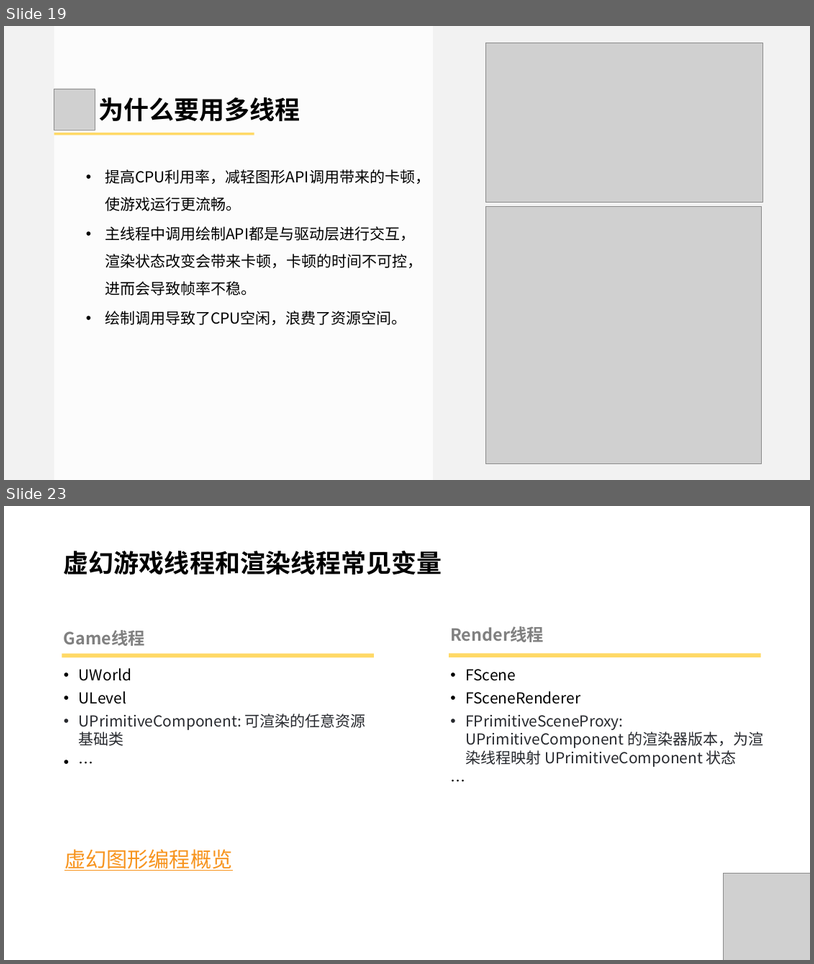
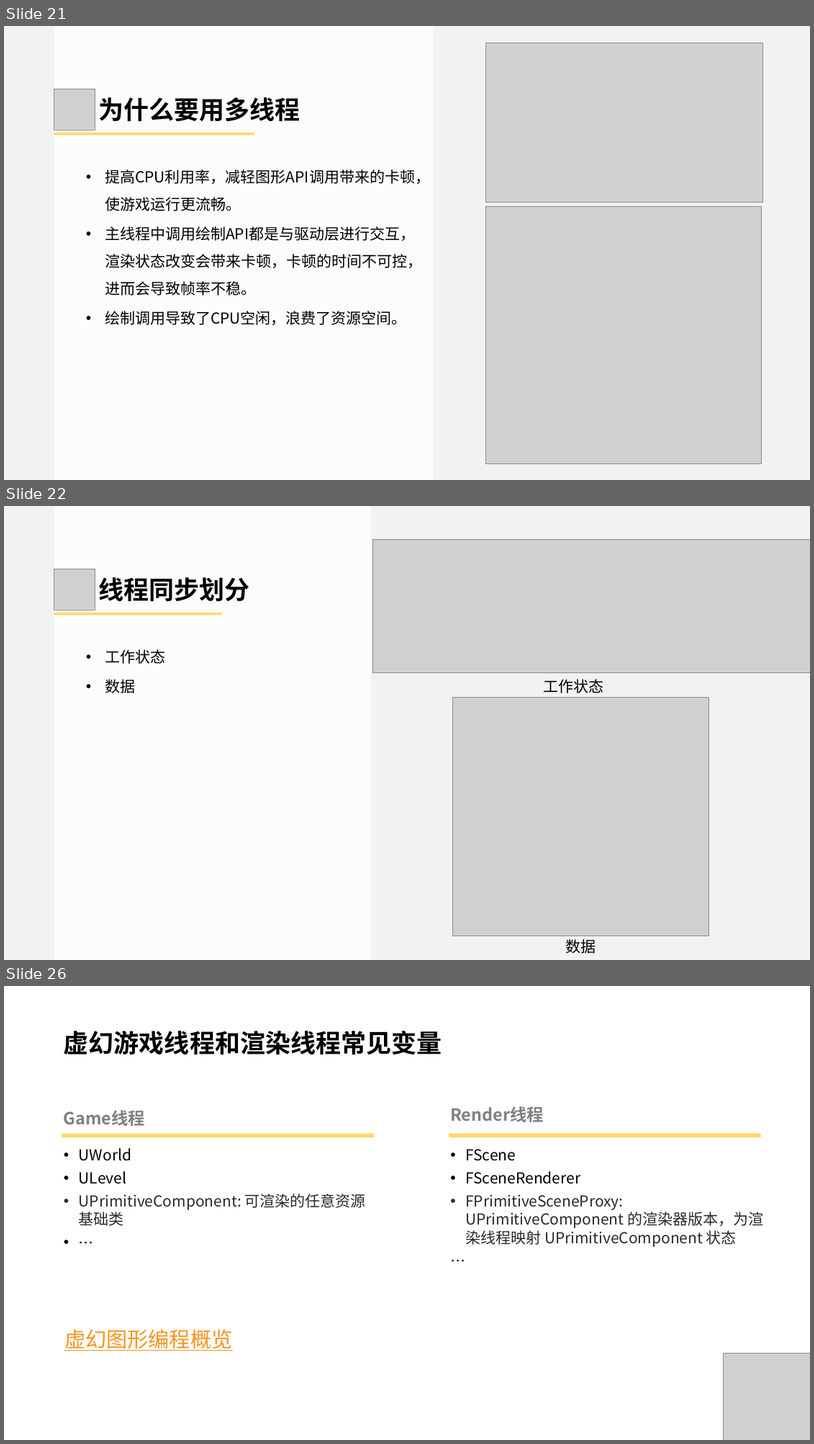
Before and after one commit to doomlover/KSGameEngineTutorials, a slide deck: PPTs/04.引擎基础概念与底层实用系统.pptx. Shown one above the other, each under a label of ours: slides 19 and 23 before the commit, slides 21, 22 and 26 after it; the slides between them are not shown. The pictures are 814x964 and 814x1444 pixels, drawn with LibreOffice and Linux fonts; fonts in the diff are those of the drawing; grey boxes stand for pictures. Boxes give left, top, right and bottom in pixels: in the first picture for what was removed or moved away, otherwise in the second. Text is boxed around its words. In the diff, an @@ line names an element or a change of style, - is before the commit and + after.

```diff
--- a/PPTs/04.引擎基础概念与底层实用系统.pptx
+++ b/PPTs/04.引擎基础概念与底层实用系统.pptx
@@ slide 22 added at (x1=4, y1=506, x2=810, y2=960), background #F2F2F2 @@
@@ rectangle added at (x1=54, y1=506, x2=371, y2=960), fill #FFFFFF at 80% opacity @@
@@ picture added at (x1=373, y1=539, x2=810, y2=672) @@
@@ picture added at (x1=54, y1=569, x2=95, y2=610) @@
@@ text added at (x1=98, y1=577, x2=250, y2=601), 60 pt, text #000000, bold @@
+线程同步划分
@@ rectangle added at (x1=54, y1=613, x2=221, y2=615), fill #FFD966 @@
@@ text added at (x1=105, y1=649, x2=165, y2=693), 36 pt, text #000000 @@
+• 工作状态
+• 数据
@@ picture added at (x1=453, y1=697, x2=709, y2=935) @@
@@ text added at (x1=543, y1=679, x2=604, y2=693), 36 pt, text #000000 @@
+工作状态
@@ text added at (x1=566, y1=939, x2=596, y2=953), 36 pt, text #000000 @@
+数据
@@ what was slide 19 is now slide 21 @@
@@ what was slide 23 is now slide 26 @@
```
Also in this commit, not shown: 6 slides changed, 2 other slides added.
